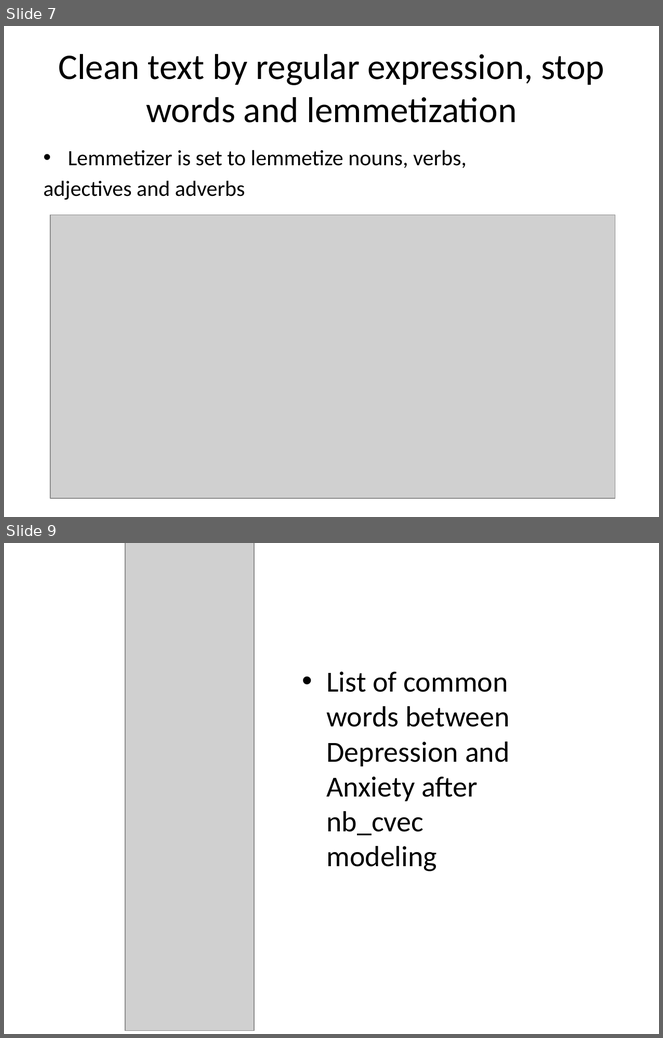
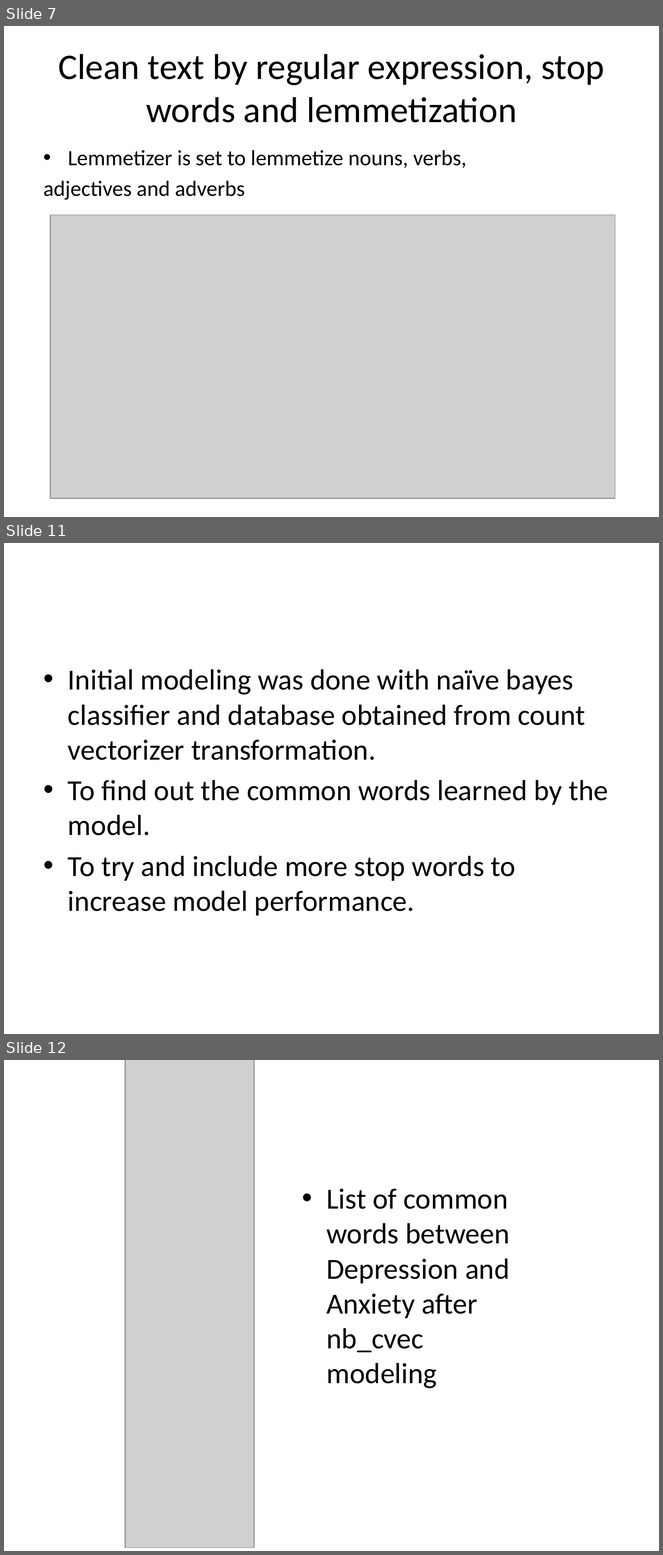
Before and after one commit to yongtat-koh/DSI-Projects, a slide deck: P3/Depression vs Anxiety.pptx. Shown one above the other, each under a label of ours: slides 7 and 9 before the commit, slides 7, 11 and 12 after it; the slides between them are not shown. The pictures are 663x1038 and 663x1555 pixels, drawn with LibreOffice and Linux fonts; fonts in the diff are those of the drawing; grey boxes stand for pictures. Boxes give left, top, right and bottom in pixels: in the first picture for what was removed or moved away, otherwise in the second. Text is boxed around its words. In the diff, an @@ line names an element or a change of style, - is before the commit and + after.

```diff
--- a/P3/Depression vs Anxiety.pptx
+++ b/P3/Depression vs Anxiety.pptx
@@ slide 11 added at [4, 543, 659, 1034], background #FFFFFF @@
@@ text added at [68, 669, 609, 916], 32 pt, text #000000 @@
+• Initial modeling was done with naïve bayes classifier and database obtained from count vectorizer transformation.
+• To find out the common words learned by the model.
+• To try and include more stop words to increase model performance.
@@ what was slide 9 is now slide 12 @@
```
Also in this commit, not shown: 5 slides changed, 5 other slides added, 2 slides removed, 3 other files.
